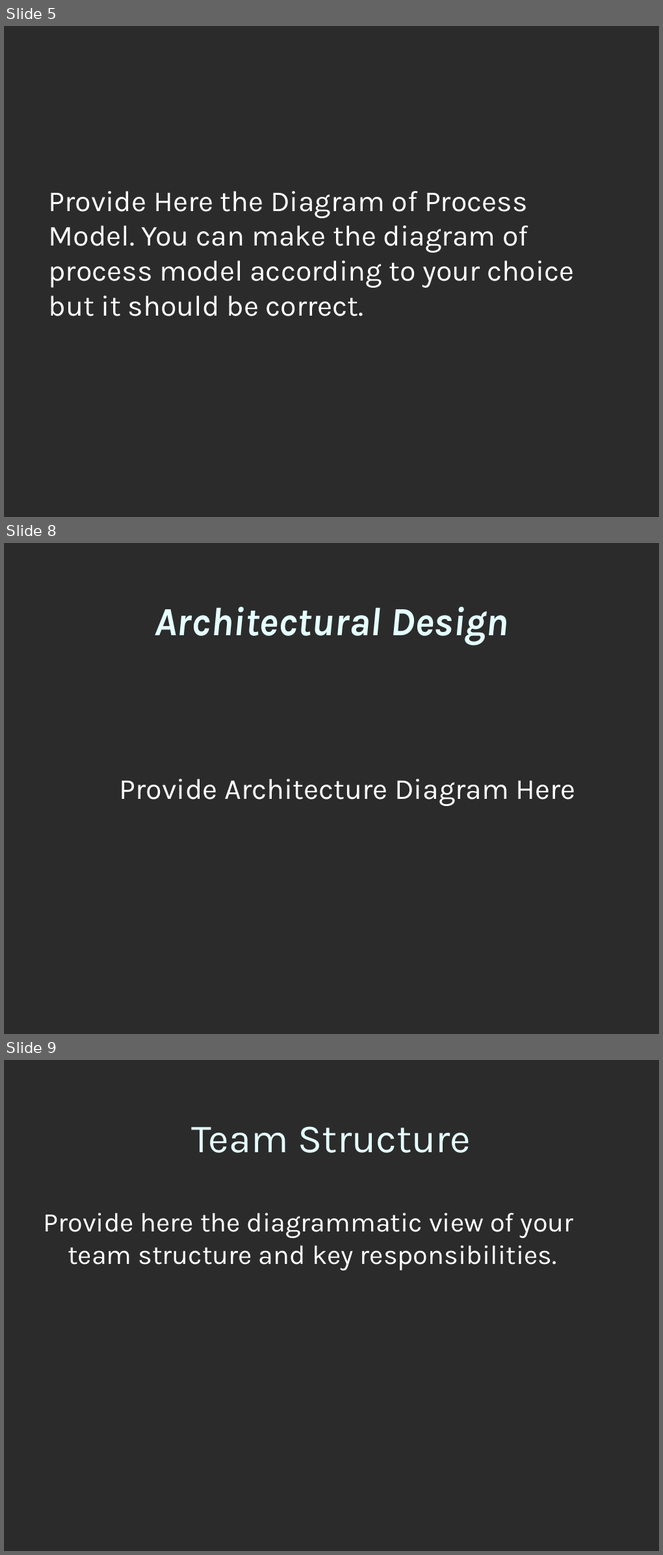
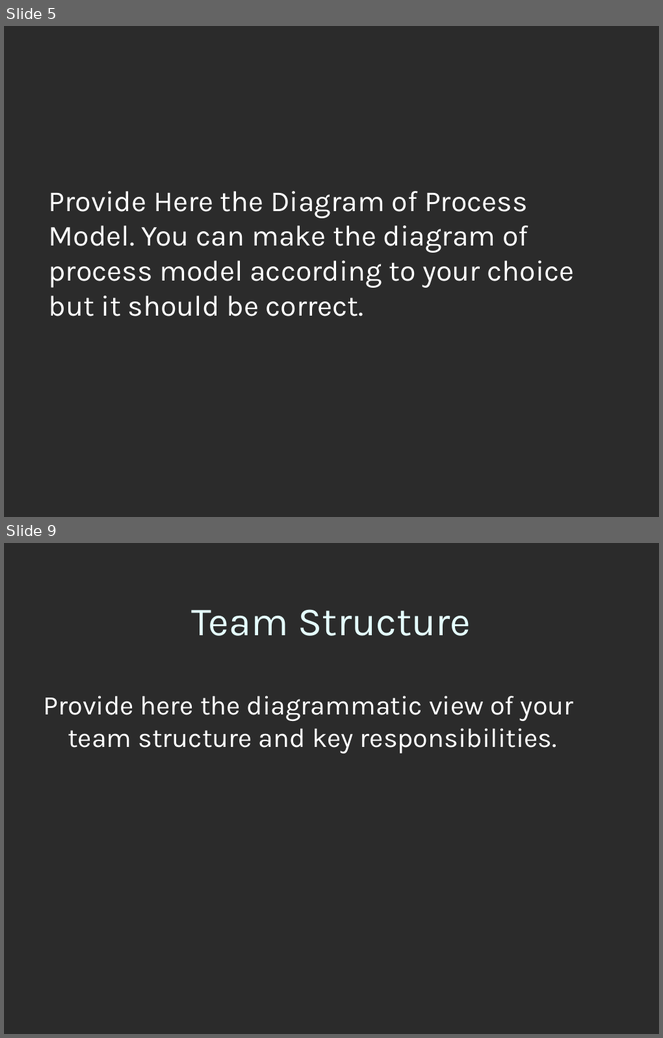
Before and after one commit to afraz-malik/faculty-directory, a slide deck: 5. Final Deliverable/5. Final Delieverable/3-SamplePresentation.ppt. Shown one above the other, each under a label of ours: slides 5, 8 and 9 before the commit, slides 5 and 9 after it; the slides between them are not shown. The pictures are 663x1555 and 663x1038 pixels, drawn with LibreOffice and Linux fonts; fonts in the diff are those of the drawing; background and template pictures are left out; a plain dark background stands for a picture behind light text. Boxes give left, top, right and bottom in pixels: in the first picture for what was removed or moved away, otherwise in the second. Text is boxed around its words. In the diff, an @@ line names an element or a change of style, - is before the commit and + after.

```diff
--- a/5. Final Deliverable/5. Final Delieverable/3-SamplePresentation.ppt
+++ b/5. Final Deliverable/5. Final Delieverable/3-SamplePresentation.ppt
@@ slide 8 removed at (4, 543, 659, 1034), background picture (left out) @@
@@ title removed at (154, 607, 509, 645) @@
-Architectural Design
@@ text removed at (120, 779, 576, 806) @@
-Provide Architecture Diagram Here
```
Also in this commit, not shown: 1 slide changed, 21 slides added, 6 other slides removed, 3 other files.
